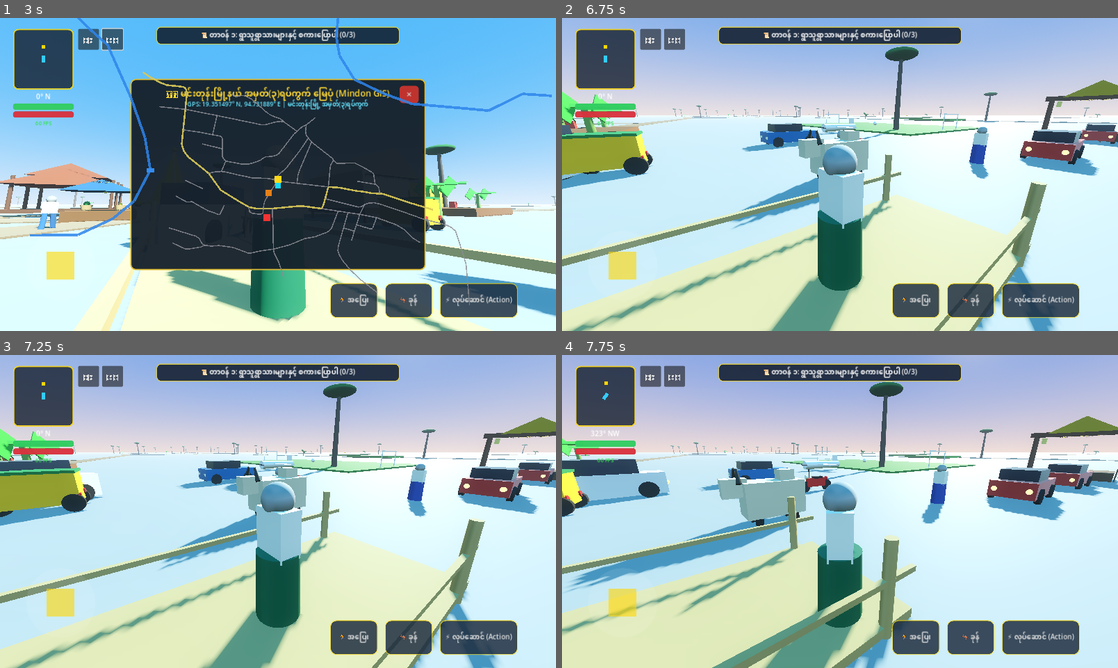
Above: before the commit, frames 1-4 (two rows, left to right).
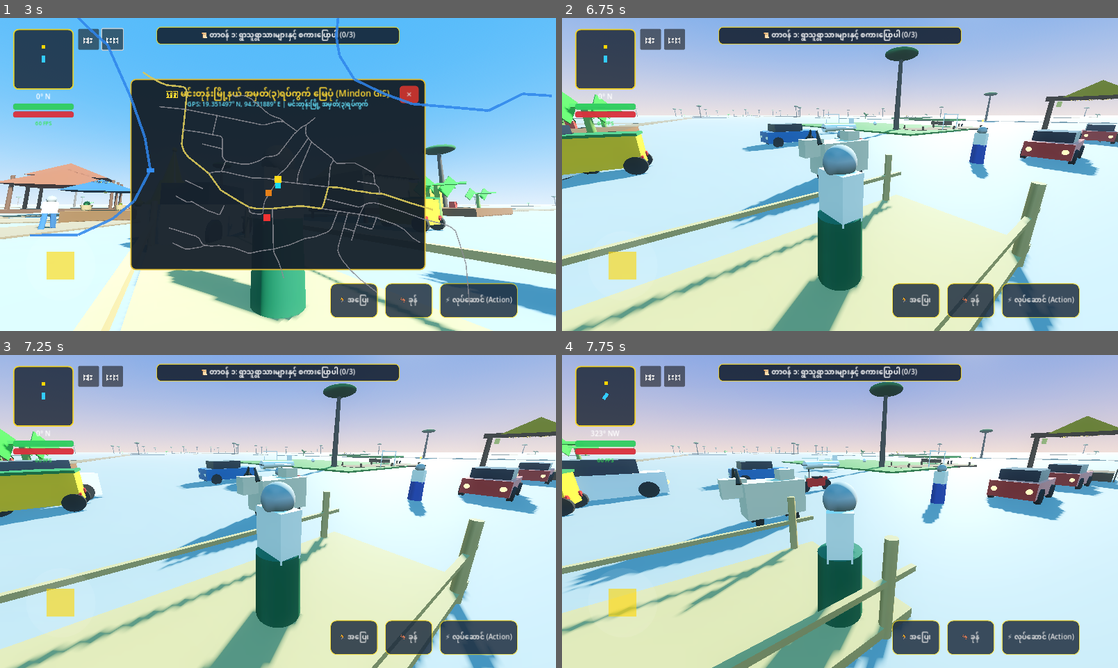
Above: after the commit, the same moments.

Repository: sudohlaingwin/gta-open-world
Game: Godot game, scene res://scenes/main_menu.tscn
Same seed, same stepped clock (60 frames per second), same inputs: the game is played once before the commit and once after it.
Inputs (mouse positions are in pixels of both pictures, inside the frame that each line leads up to):
- Up to frame 1 (3 s): click "🎮 အသစ်စတင်မည် (New Game)" at 0.5 s; click "🗺️" at 1.25 s; click "⏸️" at 2 s; drag from (66, 274) to (333, 105) at 2.77 s
- Up to frame 2 (6.75 s): drag from (840, 174) to (812, 237) at 3.52 s; click "🏃 အပြေး" at 4.25 s; click "🦘 ခုန်" at 5 s; click "⚡ လုပ်ဆောင် (Action)" at 5.75 s; click "✕" at 6.5 s
- Up to frame 3 (7.25 s): no input
- Up to frame 4 (7.75 s): move the mouse to (895, 442) at 7.27 s; hold Right (ui_right) from 7.28 s (still down); hold Ctrl from 7.28 s (still down)

Frame 1 is identical in both runs. In frame 2, 0.2% of the frame differs, in the area x 60-77%, y 31-36%; in frame 3, 0.2%; in frame 4, 0.2%, in the area x 58-75%, y 31-37%.

Commit message:
Slice 102: Mindon stream waterside infrastructure - wooden boat pier and docked Ayeyarwady rowboat

Diff:
--- a/scripts/mindon_map_builder.gd
+++ b/scripts/mindon_map_builder.gd
@@ -14,6 +14,8 @@
 const VILLAGE_GATE_SCENE = preload("res://scenes/village_gate.tscn")
 const PADDY_SCENE = preload("res://scenes/myanmar_paddy_field.tscn")
 const PAGODA_SCENE = preload("res://scenes/myanmar_pagoda.tscn")
+const PIER_SCENE = preload("res://scenes/river_boat_pier.tscn")
+const BOAT_SCENE = preload("res://scenes/ayeyarwady_rowboat.tscn")
 const RIVER_SHADER = preload("res://scripts/water_river.gdshader")
 
 func _ready() -> void:
@@ -454,3 +456,16 @@
 	pagoda.name = "MindonHilltopPagoda"
 	amenities_holder.add_child(pagoda)
 	pagoda.global_position = Vector3(-110.0, 0.0, 180.0)
+
+	# Mindon Stream Wooden Boat Pier & Docked Ayeyarwady Rowboat (မင်းတုန်းချောင်း ဆိပ်ကမ်းနှင့် လှေ)
+	var pier = PIER_SCENE.instantiate()
+	pier.name = "MindonStreamPier"
+	amenities_holder.add_child(pier)
+	pier.global_position = Vector3(15.0, 0.0, 32.0)
+	pier.rotation.y = deg_to_rad(-15.0)
+
+	var boat = BOAT_SCENE.instantiate()
+	boat.name = "MindonRowboat"
+	amenities_holder.add_child(boat)
+	boat.global_position = Vector3(18.5, -0.2, 38.0)
+	boat.rotation.y = deg_to_rad(65.0)
Not shown, changed: COLLAB.md
